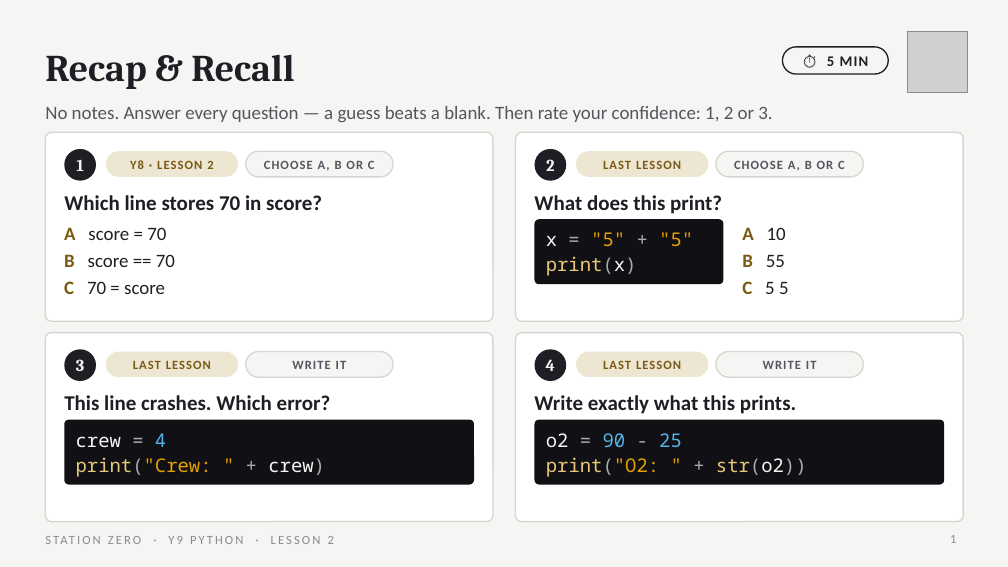
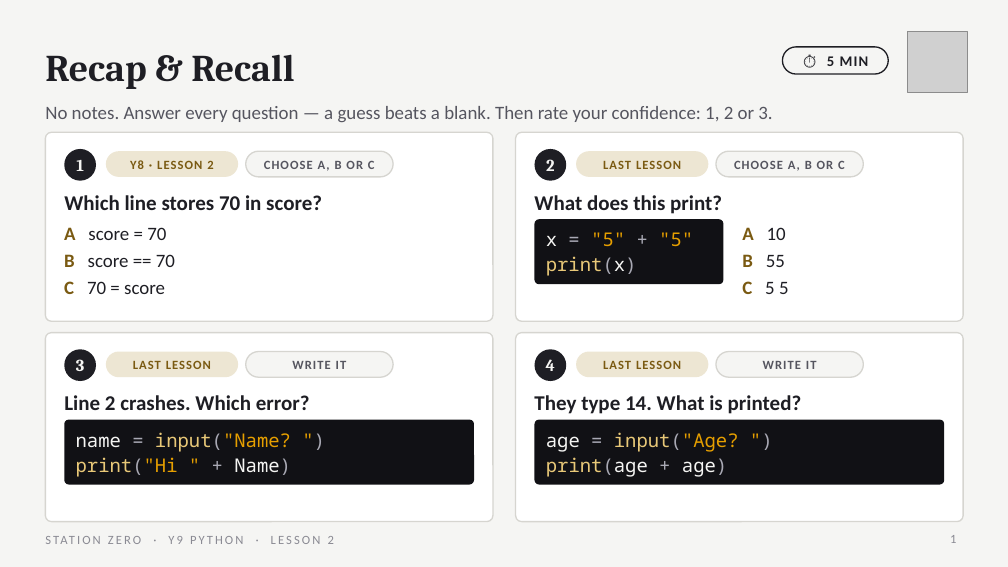
Before and after one commit to OGAComputing/interactive, a slide deck: slide 1 of _presentations/Y9_Python/L2_Selection.pptx. Drawn at 1008x567 pixels with LibreOffice and Linux fonts; fonts in the diff are those of the drawing; grey boxes stand for pictures. Boxes give left, top, right and bottom in pixels: in the first picture for what was removed or moved away, otherwise in the second. Text is boxed around its words. In the diff, an @@ line names an element or a change of style, - is before the commit and + after.

```diff
--- a/_presentations/Y9_Python/L2_Selection.pptx
+++ b/_presentations/Y9_Python/L2_Selection.pptx
@@ text at (64, 395, 310, 410): text changed @@
-This line crashes. Which error?
+Line 2 crashes. Which error?
@@ text at (534, 395, 802, 414): text changed @@
-Write exactly what this prints.
+They type 14. What is printed?
@@ text at (76, 432, 291, 452): text changed; text colour #F5F5F3 to #E69F00 @@
-crew = 4
+name = input("Name? ")
@@ text at (546, 432, 739, 452): text changed; text colour #56B4E9 to #E69F00 @@
-o2 = 90 - 25
+age = input("Age? ")
@@ text at (76, 457, 291, 477): text changed; text colour #E69F00 to #E8C878 @@
-print("Crew: " + crew)
+print("Hi " + Name)
@@ text at (546, 457, 727, 477): text changed; text colour #E8C878 to #F5F5F3 @@
-print("O2: " + str(o2))
+print(age + age)
```
Also in this commit, not shown: 2 other slides changed, 1 slide added, 28 other files.
